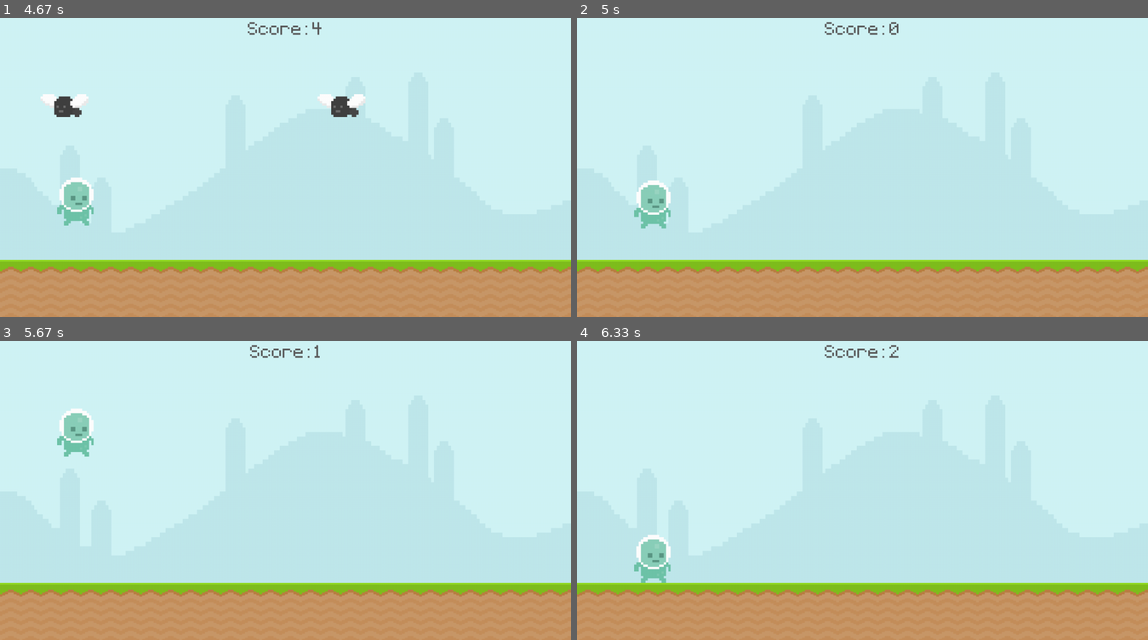
Above: before the commit, frames 1-4 (two rows, left to right).
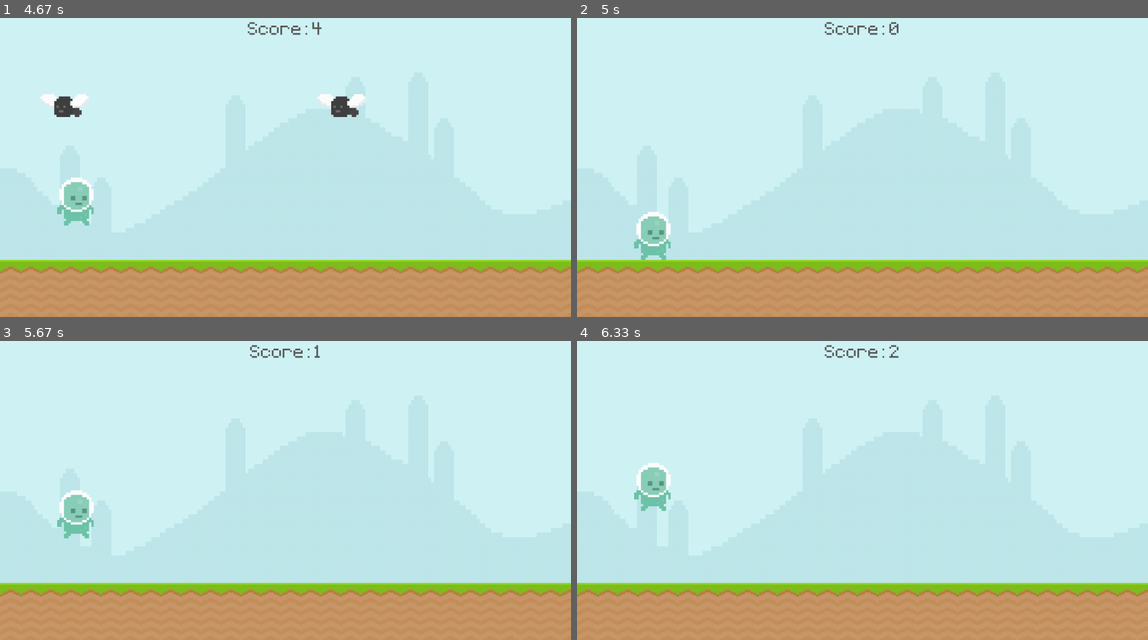
Above: after the commit, the same moments.

Repository: tokitou-san/Pygame-intro
Game: pygame game, started from main.py
The game is run twice, just before and just after one commit, with the same random seed, the same clock (stepped at 60 frames per second) and the same inputs.
Inputs:
- Up to frame 1 (4.67 s): tap Space at 0.33, 1.23, 1.53, 1.73, 2.03, 2.23, 2.53, 2.8, 3.57, 3.97, 4.27, 4.62 s
- Up to frame 2 (5 s): tap Space at 4.83 s
- Up to frame 3 (5.67 s): tap Space at 5.02, 5.23, 5.52 s
- Up to frame 4 (6.33 s): tap Space at 5.73 s

Frame 1 is identical in both runs. In frame 2, 1.3% of the frame differs, in the area x 10-17%, y 54-81%; in frame 3, 1.5%; in frame 4, 1.5%, in the area x 10-17%, y 40-81%.

Commit message:
refactor: reinitialise gravity on game over

Diff:
--- a/main.py
+++ b/main.py
@@ -107,6 +107,7 @@
 	elif game_state == "over":
 		obstacle_rect_list.clear()
 		player_rect.bottomleft = (100, 500)
+		player_gravity = 0
 
 		screen.fill((94, 129, 162))
 		screen.blit(player_stand, player_stand_rect)
